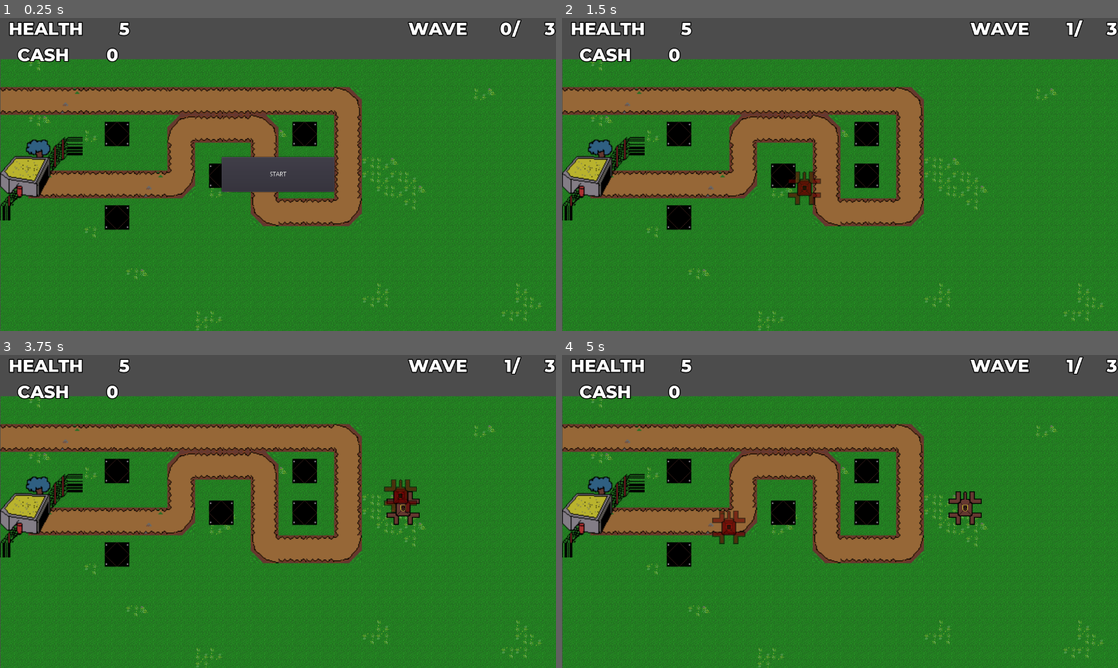
Above: before the commit, frames 1-4 (two rows, left to right).
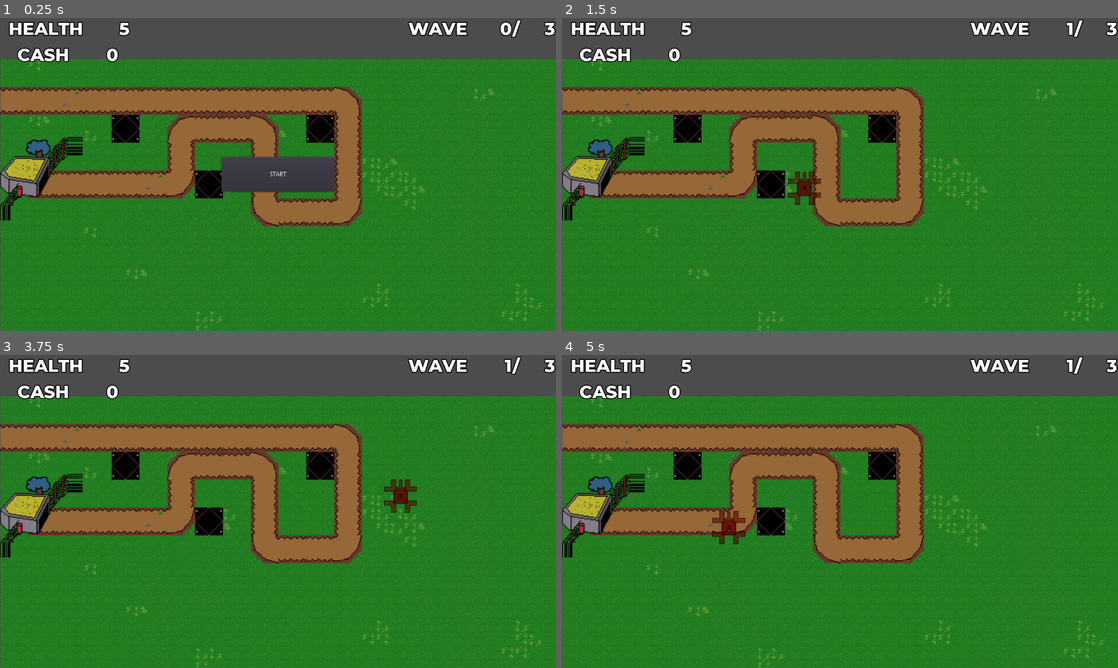
Above: after the commit, the same moments.

Repository: LeopardMerkava/Orbital-Project
Game: Godot game, scene res://Level/Trial_level.tscn
Two runs of this game, one before a commit and one after it. Both use one fixed random seed, a clock stepped at 60 frames per second and the inputs below. The project has no main scene, so this scene is started directly.
Inputs (mouse positions are in pixels of both pictures, inside the frame that each line leads up to):
- Up to frame 1 (0.25 s): no input
- Up to frame 2 (1.5 s): click "START" at 0.5 s; click (806, 187) at 1.25 s
- Up to frame 3 (3.75 s): click (244, 524) at 2 s; click (244, 524) at 2.75 s; tap Enter at 3.5 s; move the mouse to (400, 495) at 3.52 s; click (400, 495) at 3.6 s
- Up to frame 4 (5 s): tap Space at 4.25 s; move the mouse to (728, 527) at 4.27 s; click (728, 527) at 4.35 s

The runs differ from the first frame. In frame 1, 1.8% of the frame differs, in the area x 18-61%, y 30-68%; in frame 2, 2.3%; in frame 3, 2.6%; in frame 4, 2.7%, in the area x 18-76%, y 30-68%.

Commit message:
.

Diff:
--- a/MapAlpha.tscn
+++ b/MapAlpha.tscn
@@ -6,7 +6,7 @@
 [ext_resource path="res://Assets/MapTiles/CurvedRoad.png" type="Texture" id=4]
 [ext_resource path="res://Assets/MapTiles/StraightRoadwDecoration.png" type="Texture" id=5]
 [ext_resource path="res://Assets/MapTiles/StraightRoad.png" type="Texture" id=6]
-[ext_resource path="res://Assets/MapTiles/Map_BasePlaces.png" type="Texture" id=7]
+[ext_resource path="res://Assets/MapTiles/Map_BasePlace_Fixed.png" type="Texture" id=7]
 
 [sub_resource type="TileSet" id=1]
 0/name = "BlankMapSlate.png 0"
@@ -115,7 +115,7 @@
 0/texture = ExtResource( 7 )
 0/tex_offset = Vector2( 0, 0 )
 0/modulate = Color( 1, 1, 1, 1 )
-0/region = Rect2( 0, 0, 76, 75 )
+0/region = Rect2( 0, 0, 32, 32 )
 0/tile_mode = 0
 0/occluder_offset = Vector2( 0, 0 )
 0/navigation_offset = Vector2( 0, 0 )
@@ -159,10 +159,11 @@
 tile_data = PoolIntArray( 65536, 1610612737, 0, 65537, 1610612737, 0, 65538, 0, 0, 65539, 1610612737, 0, 65540, 1610612 …(509 unchanged characters)…
 
 [node name="Base Spots" type="TileMap" parent="."]
-scale = Vector2( 0.75, 0.75 )
+scale = Vector2( 2, 2 )
 tile_set = SubResource( 3 )
+cell_size = Vector2( 32, 32 )
 format = 1
-tile_data = PoolIntArray( 196613, 0, 0, 196622, 0, 0, 327690, 0, 0, 327694, 0, 0, 458757, 0, 0 )
+tile_data = PoolIntArray( 131076, 0, 0, 131083, 0, 0, 262151, 0, 0 )
 
 [node name="Base" type="TileMap" parent="."]
 position = Vector2( -2.91534, 51.3831 )
--- a/Towers/Towers.gd
+++ b/Towers/Towers.gd
@@ -42,7 +42,7 @@
 	position = get_global_mouse_position()
 	cell_position = Vector2(floor(position.x / cell_size.x), floor(position.y / cell_size.y))
 	cell_id = tilemap.get_cellv(cell_position)
-	if cell_id != -1 && !get_parent().used_spaces_array.has(cell_position):
+	if cell_id != -1 && !colliding:
 		current_tile = tilemap.tile_set.tile_get_name(cell_id)
 		if current_tile == "tower_base":
 			can_build = true
Binary file added: Assets/MapTiles/Map_BasePlace_Fixed.aseprite
Binary file added: Assets/MapTiles/Map_BasePlace_Fixed.png
Not shown, added: Assets/MapTiles/Map_BasePlace_Fixed.png.import
